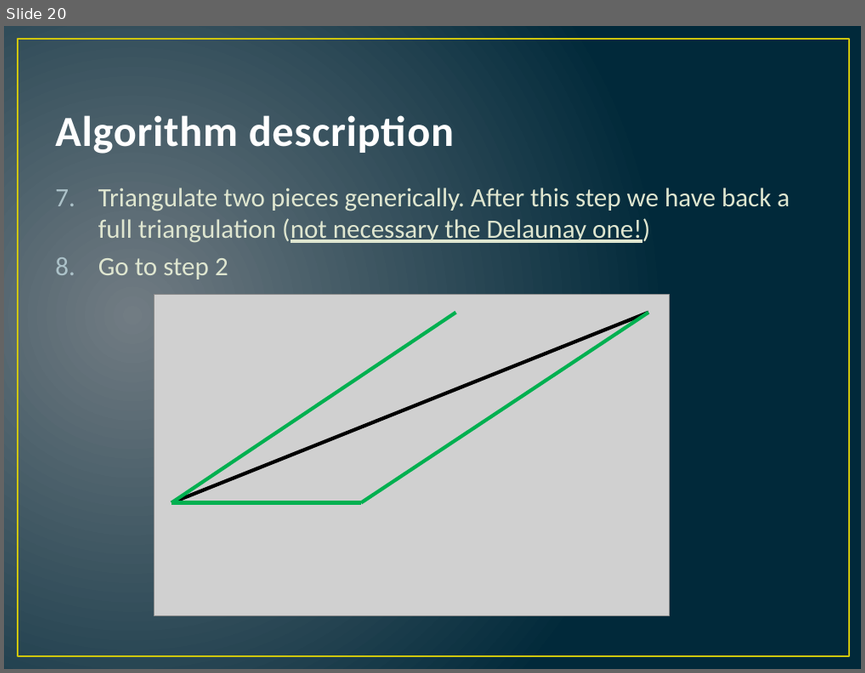
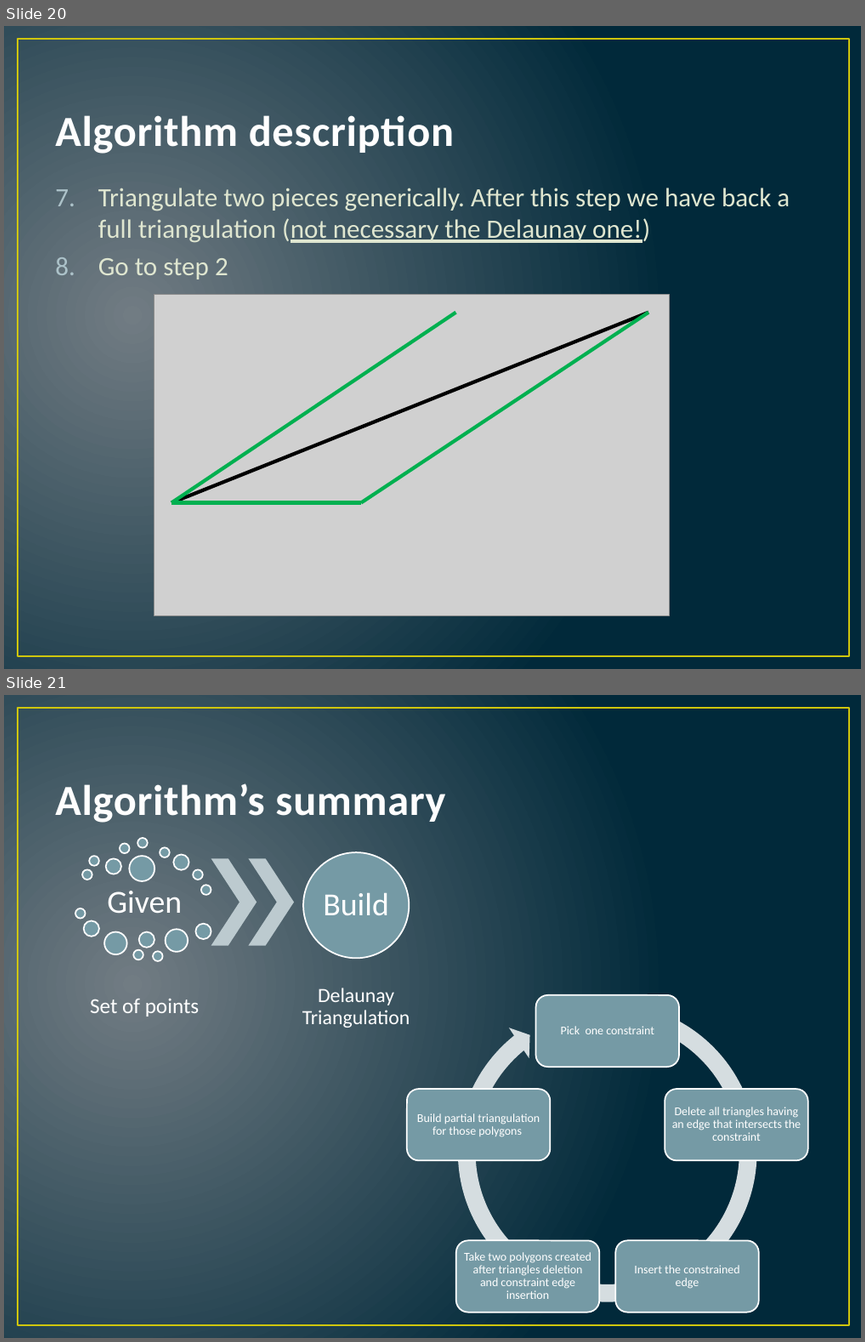
Before and after one commit to hugebdu/jdt-refactored, a slide deck: extra/CDT.pptx. Shown one above the other, each under a label of ours: slide 20 before the commit, slides 20 and 21 after it. The pictures are 865x673 and 865x1342 pixels, drawn with LibreOffice and Linux fonts; fonts in the diff are those of the drawing; grey boxes stand for pictures. Boxes give left, top, right and bottom in pixels: in the first picture for what was removed or moved away, otherwise in the second. Text is boxed around its words. In the diff, an @@ line names an element or a change of style, - is before the commit and + after.

```diff
--- a/extra/CDT.pptx
+++ b/extra/CDT.pptx
@@ slide 21 added at [4,695,861,1338], background gradient #717C84 to #01293A; not listed: 1 template element that a slide beside it also shows @@
@@ title added at [55,783,445,823], 36 pt, text #FEFEFE, bold @@
+Algorithm’s summary
@@ group added at [75,838,410,1027]: 19 ellipses, 4 texts, 2 chevrons @@
+Given
+Set of points
+Build
+Delaunay Triangulation
@@ group added at [407,993,808,1312]: 5 rounded rectangles, 5 texts, 1 circular arrow @@
+Pick one constraint
+Delete all triangles having an edge that intersects the constraint
+Insert the constrained edge
+Take two polygons created after triangles deletion and constraint edge insertion
+Build partial triangulation for those polygons
```
Also in this commit, not shown: 1 slide changed, 1 slide removed.
